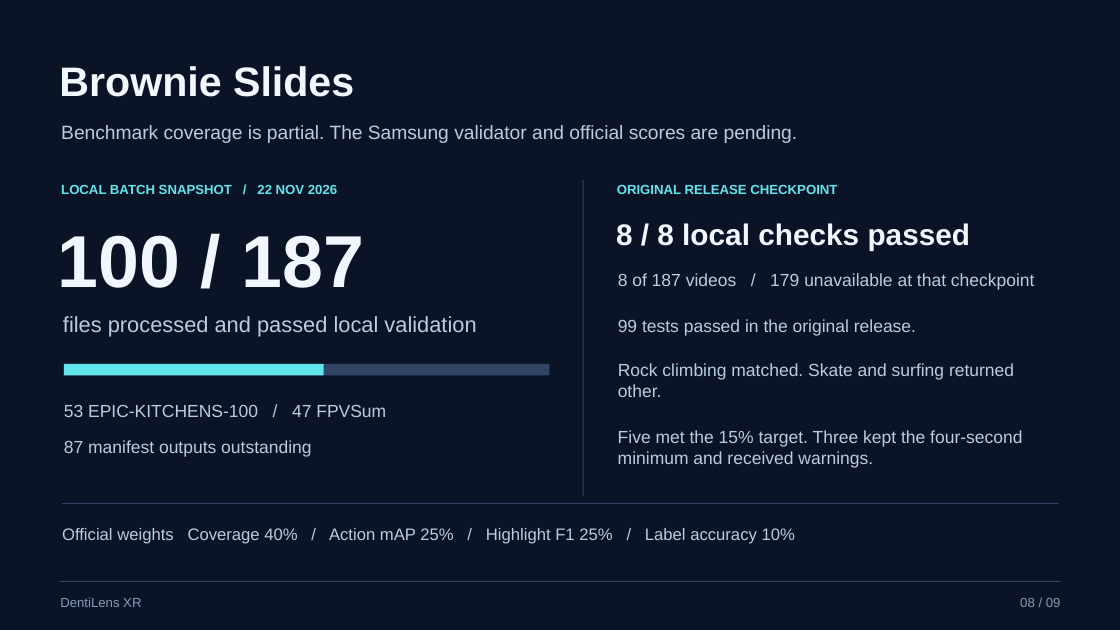
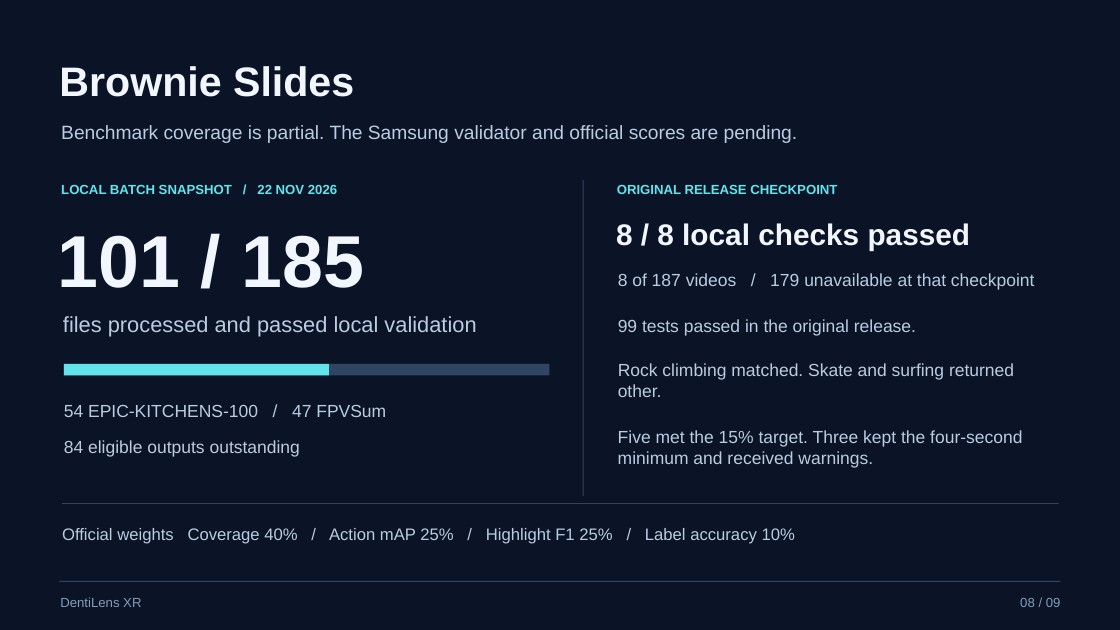
Before and after one commit to ArhamChoudhary-ui/DentiLens, a slide deck: slide 8 of submission/Rajasthani/VelloreInstituteofTechnology_Rajasthani.pptx. Drawn at 1120x630 pixels with LibreOffice and Linux fonts; fonts in the diff are those of the drawing. Boxes give left, top, right and bottom in pixels: in the first picture for what was removed or moved away, otherwise in the second. Text is boxed around its words. In the diff, an @@ line names an element or a change of style, - is before the commit and + after.

```diff
--- a/submission/Rajasthani/VelloreInstituteofTechnology_Rajasthani.pptx
+++ b/submission/Rajasthani/VelloreInstituteofTechnology_Rajasthani.pptx
@@ text at (58, 235, 364, 288): text changed @@
-100 / 187
+101 / 185
@@ rectangle: place and size @@
-rectangle at (64, 364, 323, 376)
+rectangle at (64, 364, 329, 376)
@@ text at (64, 405, 386, 417): text changed @@
-53 EPIC-KITCHENS-100 / 47 FPVSum
+54 EPIC-KITCHENS-100 / 47 FPVSum
@@ text at (64, 440, 300, 457): text changed @@
-87 manifest outputs outstanding
+84 eligible outputs outstanding
```
Also in this commit, not shown: 2 other slides changed, 4 other files.
